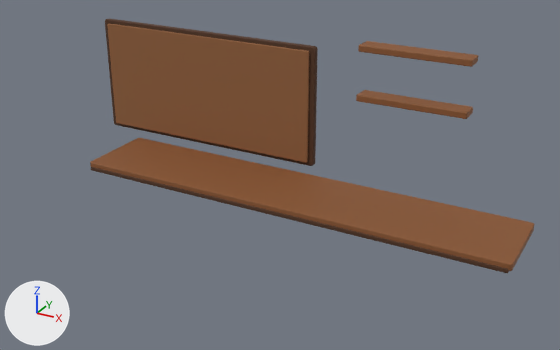
Two versions of the glTF model public/assets/models/room-furnishings.glb, one commit apart.
Both versions are drawn from a 50 mm camera at (8.37, -16.11, 10.18) aimed at (0.17, -1.2, 2.72). Lighting does not change. The marker at lower left points along +X, +Y and +Z. The older version comes first. Where no turn or scale is listed for an object, it has been applied to the vertices. Vertices at exactly the same position are counted once.

In view in the first picture: 'BoardFace', 'BoardFrame', 'DeskFrontEdge', 'DeskTop', 'Shelf1', 'Shelf2'.
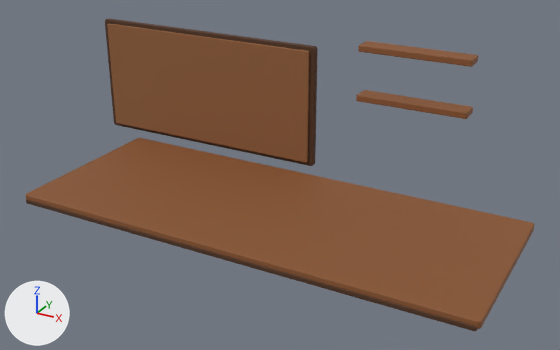
Where the newer file only moved an object's origin or applied its transform, the numbers keep the older frame.

Edits to the scene script, one JSON object a line:
```json
{"block": "me_mesh_4", "where": "# used by ob_desktop; location = (0.0, -0.2, 1.8)"}
{"op": "remove", "block": "me_mesh_4", "code": "me_mesh_4.from_pydata(...)  # 120 vertices, 236 faces; spans x -5.8..5.8, y -1.1..1.1, z -0.09..0.09"}
{"op": "add", "block": "me_mesh_4", "code": "me_mesh_4.from_pydata(...)  # 120 vertices, 236 faces; spans x -5.8..5.8, y -3.5..1.1, z -0.09..0.09"}
{"block": "me_mesh_4", "change": "me_mesh_4 part 1: all 60 vertices in x -5.8..5.8, y -1.1..-1.0, z -0.09..0.09 are moved by (0.0, -2.4, 0.0)"}
{"op": "set", "path": "ob_deskfrontedge.location", "old": "(0.0, -1.29, 1.72)", "new": "(0.0, -3.69, 1.72)"}
```

Boxes (x1, y1, x2, y2) around the edits, measured in the pictures (560 x 350 px; the box of a moved part takes in the faces that stretch with it):
```json
{"object": "DeskTop", "change": "reshaped", "before": [90, 138, 535, 271], "after": [26, 138, 535, 329], "on screen": "14% wider, 43% taller"}
{"object": "DeskFrontEdge", "change": "moved", "before": [91, 167, 509, 273], "after": [26, 199, 477, 331]}
{"part": 1, "of": "me_mesh_4", "change": "moved or reshaped", "before": [90, 161, 514, 271], "after": [26, 161, 514, 329]}
```
